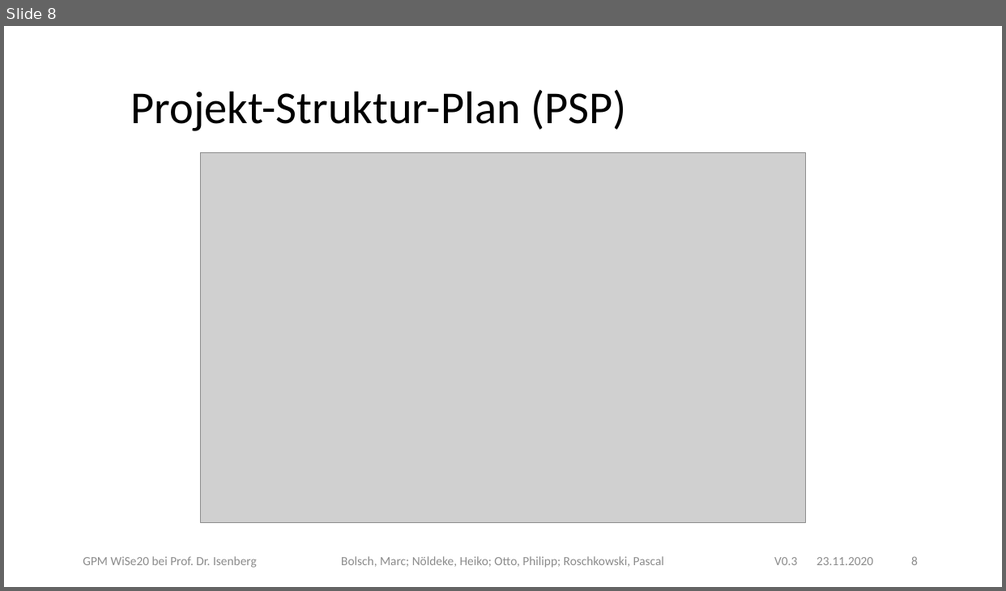
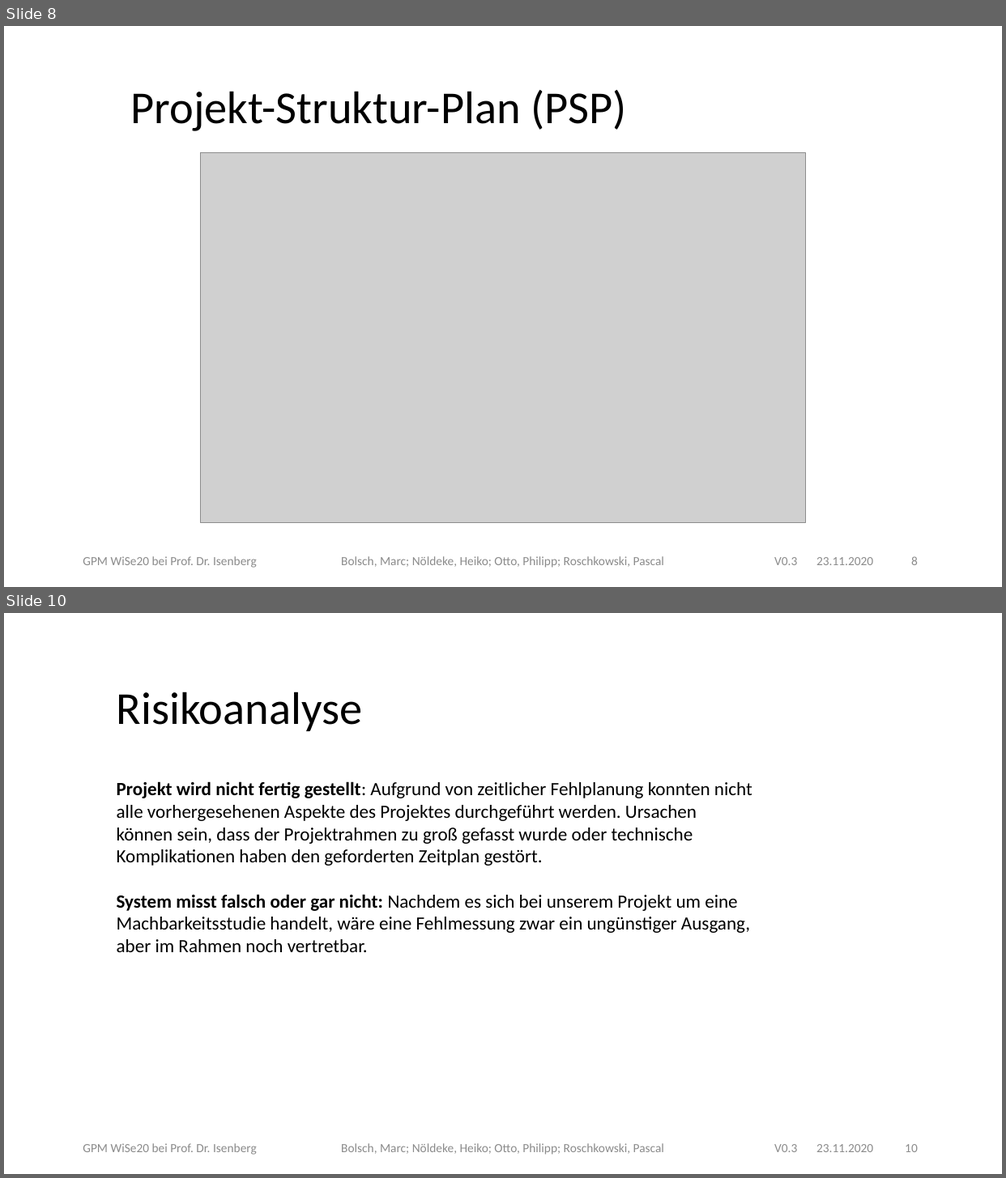
Before and after one commit to plastikpamaro/bachelorprojekt2020, a slide deck: 20-11-23_Statusbericht/20WiSe-GPM LightingSharks TND v0.1.pptx. Shown one above the other, each under a label of ours: slide 8 before the commit, slides 8 and 10 after it; the slides between them are not shown. The pictures are 1006x591 and 1006x1178 pixels, drawn with LibreOffice and Linux fonts; fonts in the diff are those of the drawing; grey boxes stand for pictures; background and template pictures are left out. Boxes give left, top, right and bottom in pixels: in the first picture for what was removed or moved away, otherwise in the second. Text is boxed around its words. In the diff, an @@ line names an element or a change of style, - is before the commit and + after.

```diff
--- a/20-11-23_Statusbericht/20WiSe-GPM LightingSharks TND v0.1.pptx
+++ b/20-11-23_Statusbericht/20WiSe-GPM LightingSharks TND v0.1.pptx
@@ slide 10 added at [4, 613, 1002, 1174], background #FFFFFF; not listed: 3 template elements that a slide beside it also shows @@
@@ text added at [117, 692, 363, 731], 44 pt, text #000000 @@
+Risikoanalyse
@@ text added at [117, 781, 752, 952], 18 pt, text #000000 @@
+Projekt wird nicht fertig gestellt: Aufgrund von zeitlicher Fehlplanung konnten nicht alle vorhergesehenen Aspekte des Projektes durchgeführt werden. Ursachen können sein, dass der Projektrahmen zu groß gefasst wurde oder technische Komplikationen haben den geforderten Zeitplan gestört.
+System misst falsch oder gar nicht: Nachdem es sich bei unserem Projekt um eine Machbarkeitsstudie handelt, wäre eine Fehlmessung zwar ein ungünstiger Ausgang, aber im Rahmen noch vertretbar.
@@ text added at [816, 1144, 873, 1152], 12 pt, text #8C8C8C @@
+23.11.2020
@@ page number added at [905, 1144, 918, 1152], 12 pt, text #8C8C8C @@
+10
```
Also in this commit, not shown: 2 slides changed, 1 other file.
